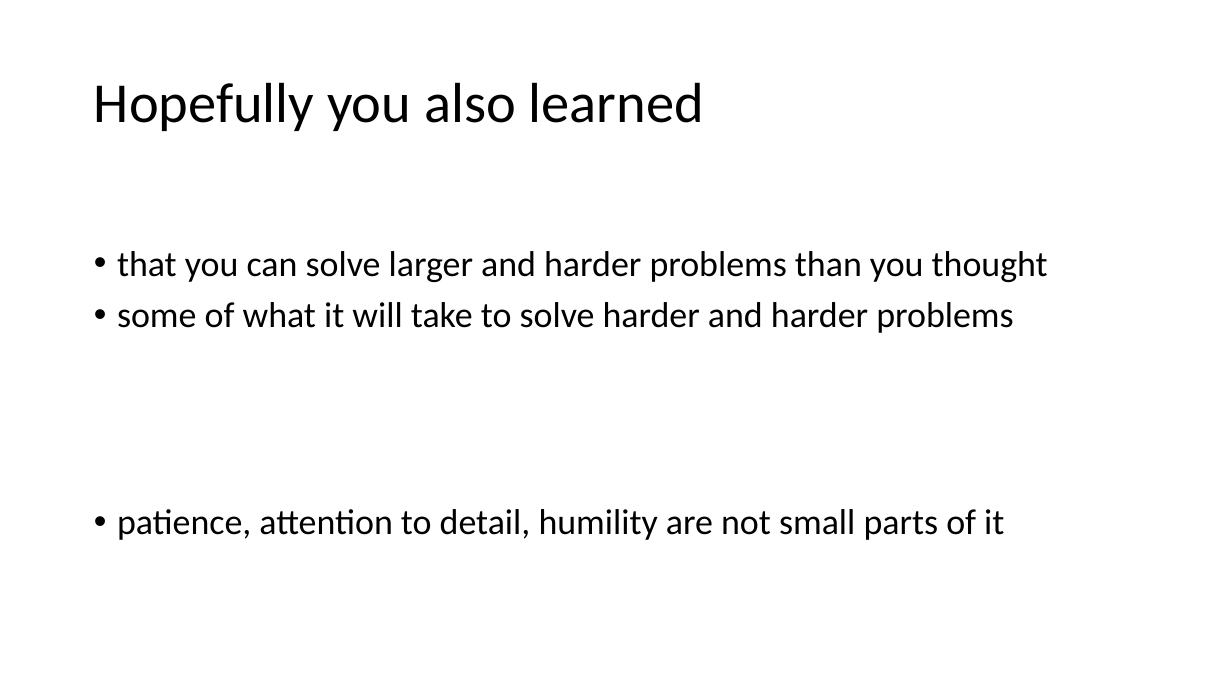
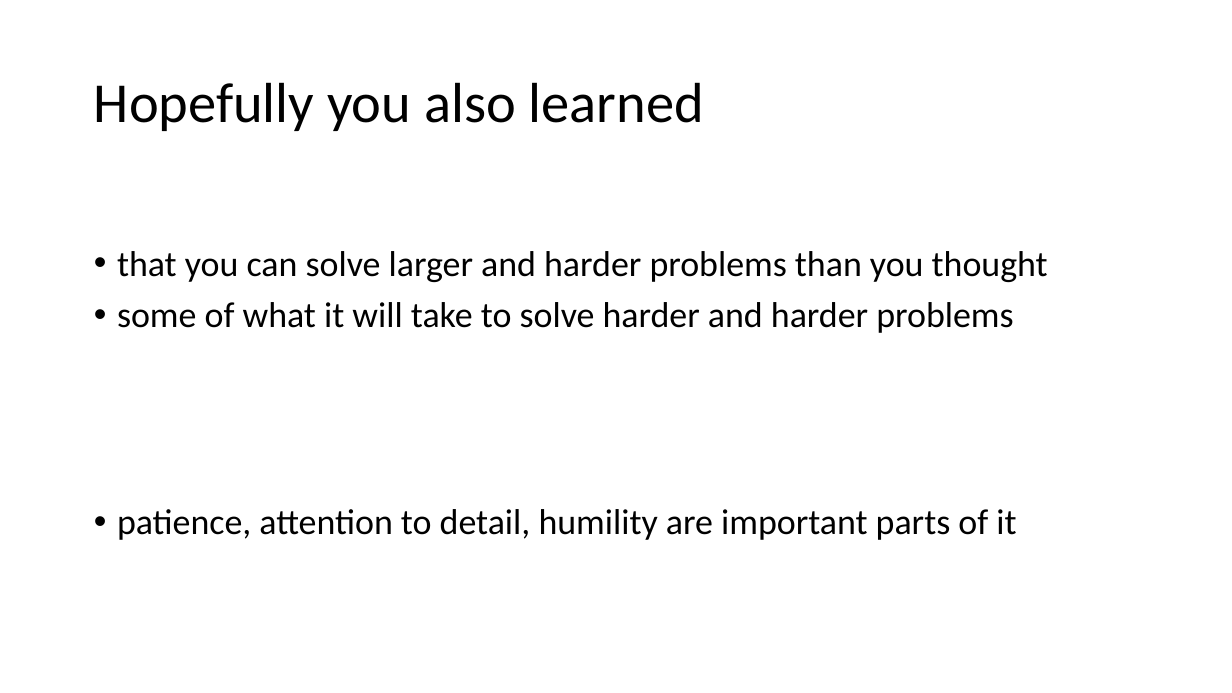
Before and after one commit to GregorKiczales/spd-materials, a slide deck: slide 11 of instructor/l23/lec23-wrap.pptx (slide 13 before the commit). Drawn at 1232x693 pixels with LibreOffice and Linux fonts; fonts in the diff are those of the drawing. Boxes give left, top, right and bottom in pixels: in the first picture for what was removed or moved away, otherwise in the second. Text is boxed around its words. In the diff, an @@ line names an element or a change of style, - is before the commit and + after.

```diff
--- a/instructor/l23/lec23-wrap.pptx
+++ b/instructor/l23/lec23-wrap.pptx
@@ text at <box>117,509,1016,540</box>: text changed @@
-• patience, attention to detail, humility are not small parts of it
+• patience, attention to detail, humility are important parts of it
```
Also in this commit, not shown: 2 other slides changed, 24 other files.
